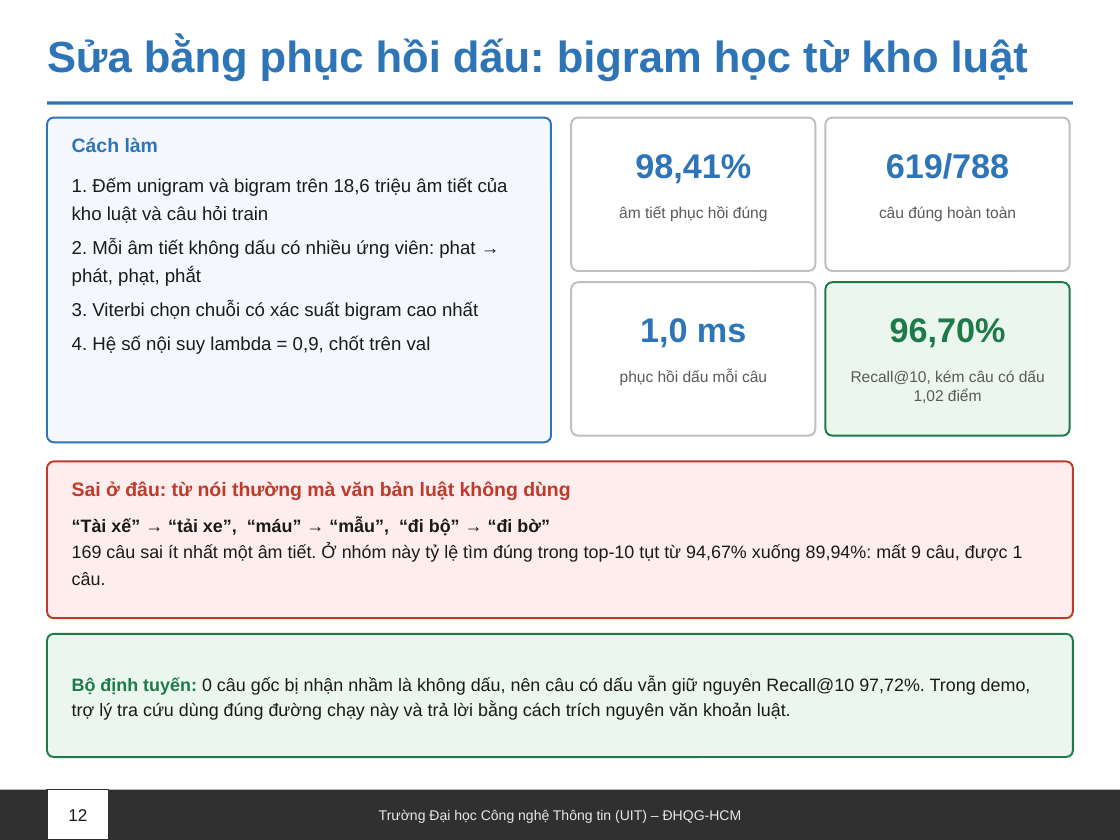
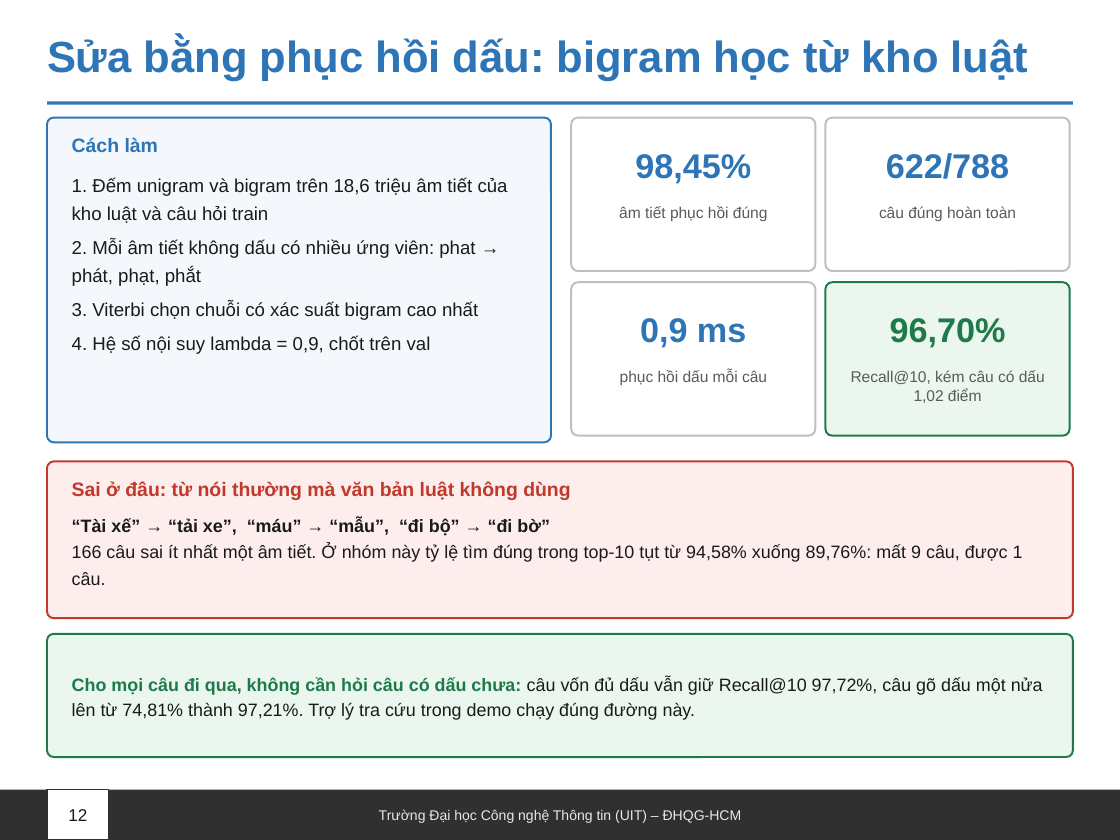
Before and after one commit to Messiac24/vietnamese-legal-retrieval-khong-dau, a slide deck: slide 12 of docs/slides/Nhom09_XLNNTN_BaoCao.pptx. Drawn at 1120x840 pixels with LibreOffice and Linux fonts; fonts in the diff are those of the drawing. Boxes give left, top, right and bottom in pixels: in the first picture for what was removed or moved away, otherwise in the second. Text is boxed around its words. In the diff, an @@ line names an element or a change of style, - is before the commit and + after.

```diff
--- a/docs/slides/Nhom09_XLNNTN_BaoCao.pptx
+++ b/docs/slides/Nhom09_XLNNTN_BaoCao.pptx
@@ text at (x1=635, y1=154, x2=751, y2=184): text changed @@
-98,41%
+98,45%
@@ text at (x1=886, y1=153, x2=1009, y2=179): text changed @@
-619/788
+622/788
@@ text at (x1=640, y1=318, x2=746, y2=348): text changed @@
-1,0 ms
+0,9 ms
@@ text at (x1=72, y1=545, x2=1023, y2=585): text changed @@
-169 câu sai ít nhất một âm tiết. Ở nhóm này tỷ lệ tìm đúng trong top-10 tụt từ 94,67% xuống 89,94%: mất 9 câu, được 1 câu.
+166 câu sai ít nhất một âm tiết. Ở nhóm này tỷ lệ tìm đúng trong top-10 tụt từ 94,58% xuống 89,76%: mất 9 câu, được 1 câu.
@@ text at (x1=72, y1=678, x2=1043, y2=720): text changed @@
-Bộ định tuyến: 0 câu gốc bị nhận nhầm là không dấu, nên câu có dấu vẫn giữ nguyên Recall@10 97,72%. Trong demo, trợ lý tra cứu dùng đúng đường chạy này và trả lời bằng cách trích nguyên văn khoản luật.
+Cho mọi câu đi qua, không cần hỏi câu có dấu chưa: câu vốn đủ dấu vẫn giữ Recall@10 97,72%, câu gõ dấu một nửa lên từ 74,81% thành 97,21%. Trợ lý tra cứu trong demo chạy đúng đường này.
```
Also in this commit, not shown: 5 other slides changed, 24 other files.
